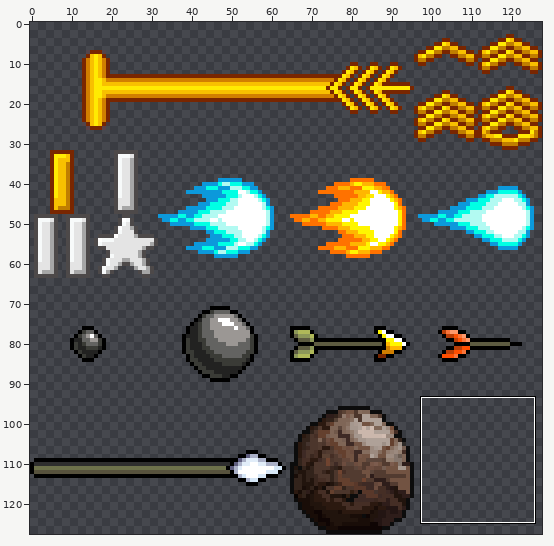
A sprite sheet gets an edit: Data/BattleIcons.png. The picture above shows the old version from afar; the outline marks the close-up.
Close-up. Old version:
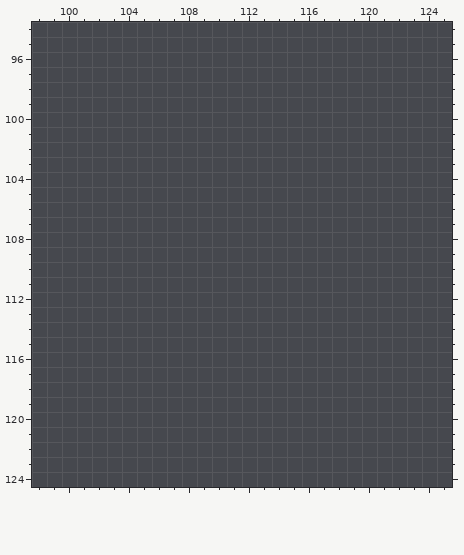
The file is 128x128 pixels. Pixels under 10% opacity are left out. Colours within 5 levels of each other are drawn and written as one. Shown: x 98..125, y 94..124.
Palette (. is transparent): 
Now the later version:
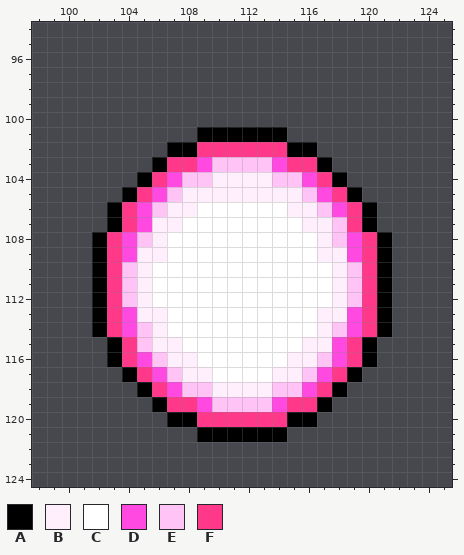
Colours new in this view: A #000000  B #ffeffd  C #ffffff  D #ff49e1  E #ffc4f5  F #ff388a
Change:
y 101: x 109..114 ...... -> AAAAAA
y 102: x 107..116 .......... -> AAFFFFFFAA
y 103: x 106..117 ............ -> AFFDEEEEDFFA
y 104: x 105..118 .............. -> AFDEEBBBBEEDFA
y 105: x 104..119 ................ -> AFDEBBBBBBBBEDFA
y 106: x 103..120 .................. -> AFDEBBCCCCCCBBEDFA
y 107: x 103..120 .................. -> AFDBBCCCCCCCCBBEFA
y 108: x 102..121 .................... -> AFDEBCCCCCCCCCCBEDFA
y 109: x 102..121 .................... -> AFDBBCCCCCCCCCCBBDFA
y 110..112: x 102..121 .................... -> AFEBCCCCCCCCCCCCBEFA
y 113: x 102..121 .................... -> AFDBBCCCCCCCCCCBBDFA
y 114: x 102..121 .................... -> AFDEBCCCCCCCCCCBEDFA
y 115: x 103..120 .................. -> AFEBBCCCCCCCCBBDFA
y 116: x 103..120 .................. -> AFDEBBCCCCCCBBEDFA
y 117: x 104..119 ................ -> AFDEBBCCCCBBEDFA
y 118: x 105..118 .............. -> AFDEEBBBBEEDFA
y 119: x 106..117 ............ -> AFFDEEEEDFFA
y 120: x 107..116 .......... -> AAFFFFFFAA
y 121: x 109..114 ...... -> AAAAAA
Boxes around the changes in both close-ups, in picture pixels (x1, y1, x2, y2):
added: (92, 127, 392, 442)
